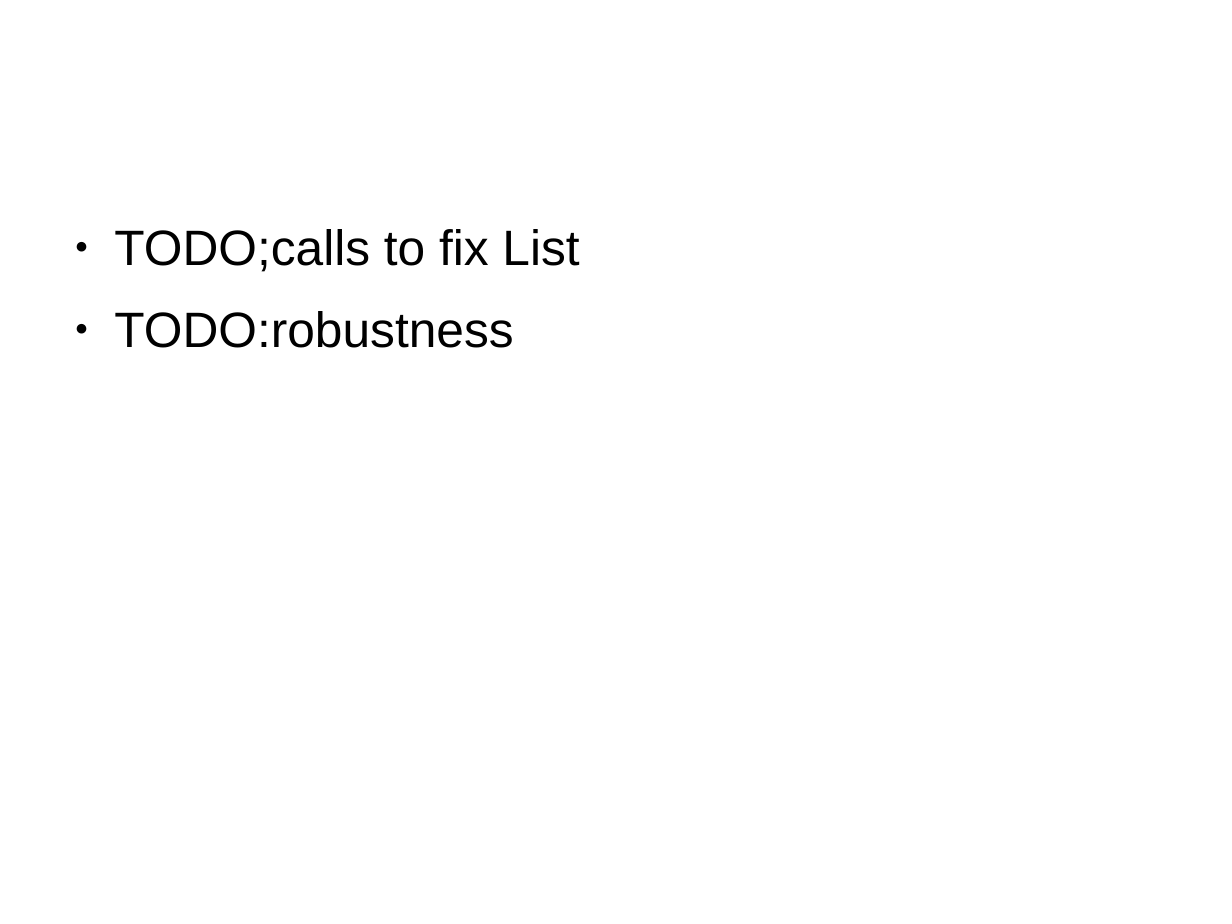
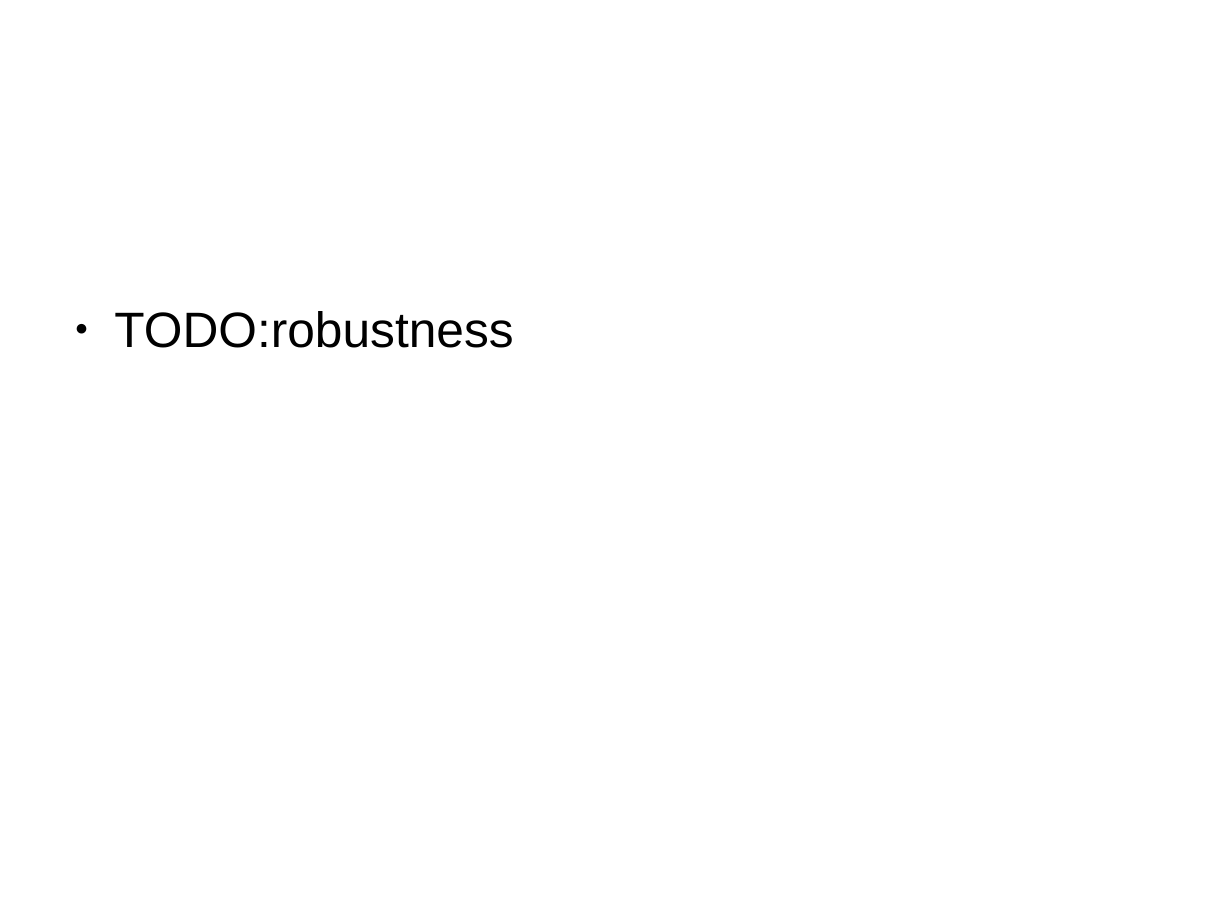
Before and after one commit to mpastyl/my_thesis, a slide deck: slide 30 of presentation.odp (slide 28 before the commit). Drawn at 1232x924 pixels with LibreOffice and Linux fonts; fonts in the diff are those of the drawing. Boxes give left, top, right and bottom in pixels: in the first picture for what was removed or moved away, otherwise in the second. Text is boxed around its words. In the diff, an @@ line names an element or a change of style, - is before the commit and + after.

```diff
--- a/presentation.odp
+++ b/presentation.odp
@@ text at <box>114,229,579,272</box>: paragraph removed @@
-● TODO;calls to fix List
```
Also in this commit, not shown: 3 other slides changed, 13 slides added.
